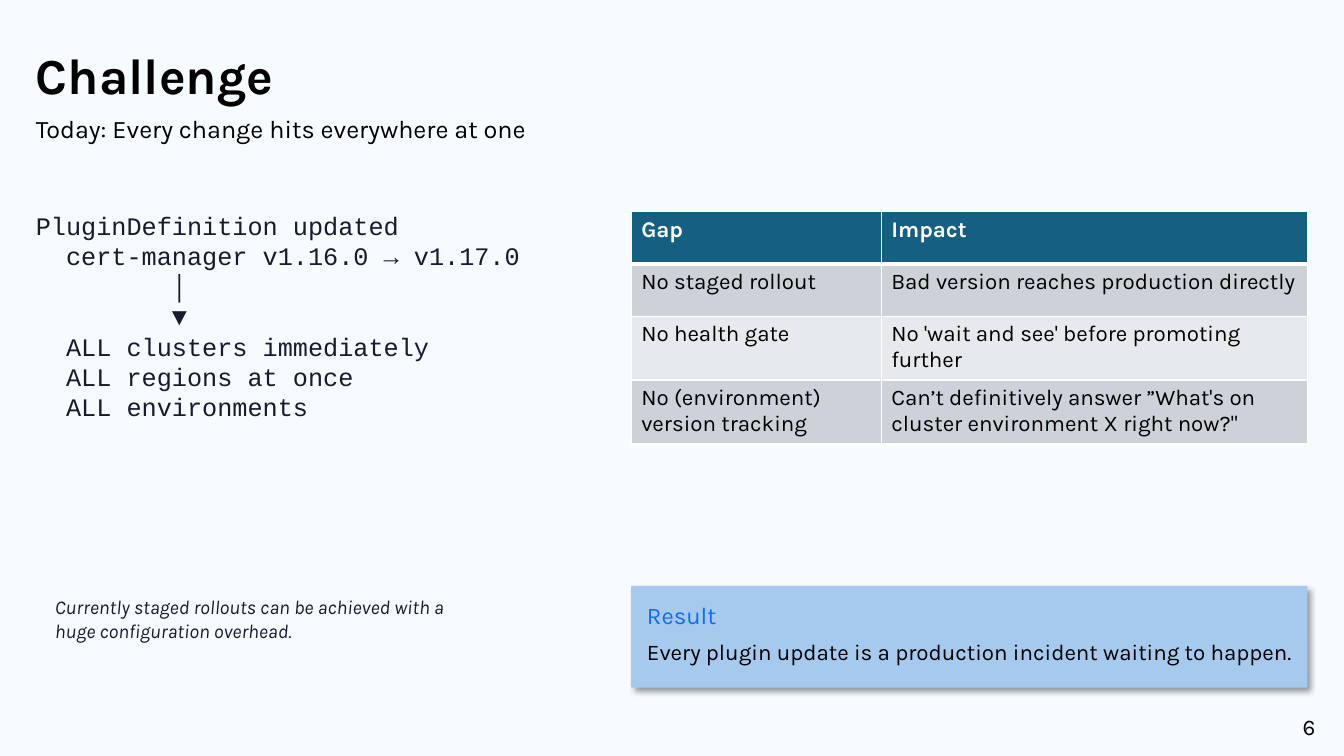
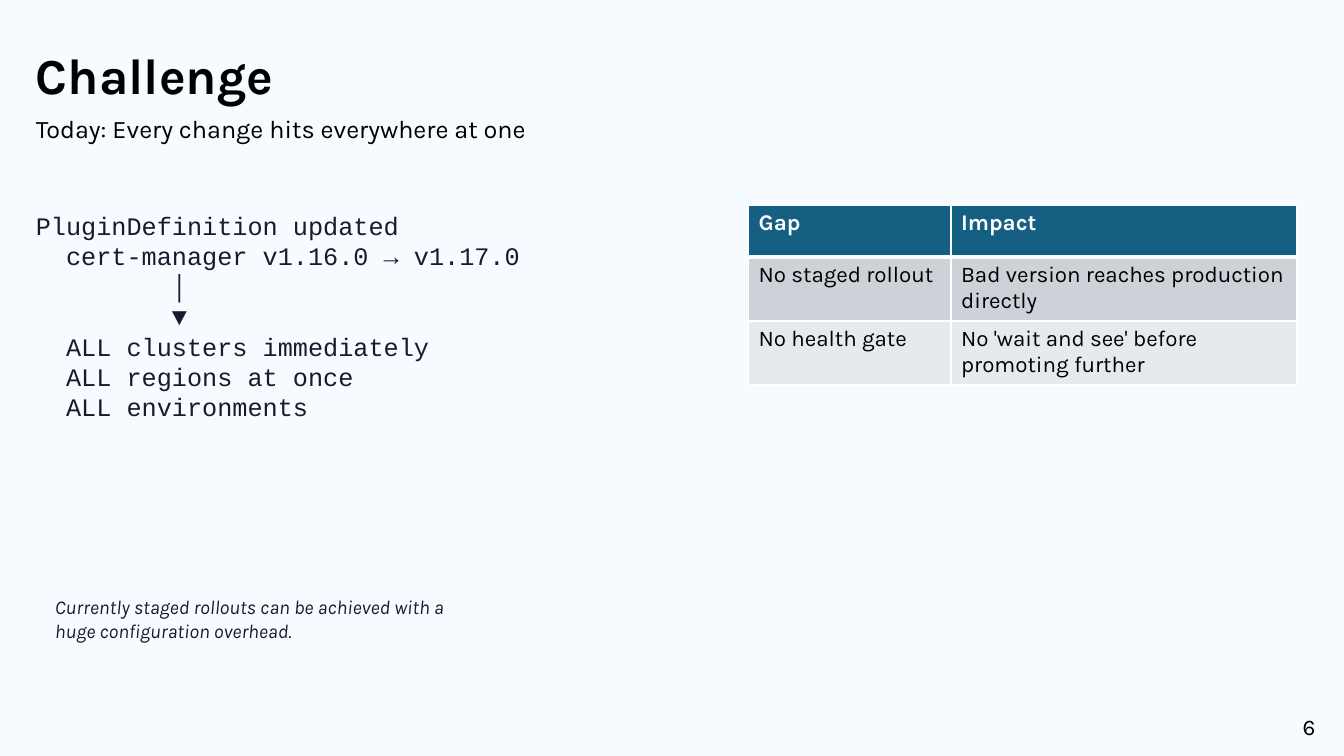
Before and after one commit to cloudoperators/greenhouse-promotions, a slide deck: slide 6 of presentation/presentation-v1.pptx. Drawn at 1344x756 pixels with LibreOffice and Linux fonts; fonts in the diff are those of the drawing; background and template pictures are left out. Boxes give left, top, right and bottom in pixels: in the first picture for what was removed or moved away, otherwise in the second. Text is boxed around its words. In the diff, an @@ line names an element or a change of style, - is before the commit and + after.

Commit message:
chore(presentation): update presentation-v1.pptx

```diff
--- a/presentation/presentation-v1.pptx
+++ b/presentation/presentation-v1.pptx
@@ table at (749, 205, 1297, 385) @@
-row 4: No (environment) version tracking | Can’t definitively answer ”What's on cluster environment X right now?"
@@ table: place and size @@
-table at (631, 212, 1308, 441)
+table at (749, 205, 1297, 385)
@@ rounded rectangle removed at (631, 586, 1308, 688) @@
@@ text removed at (647, 608, 716, 624) @@
-Result
@@ text removed at (647, 644, 1292, 666) @@
-Every plugin update is a production incident waiting to happen.
```
